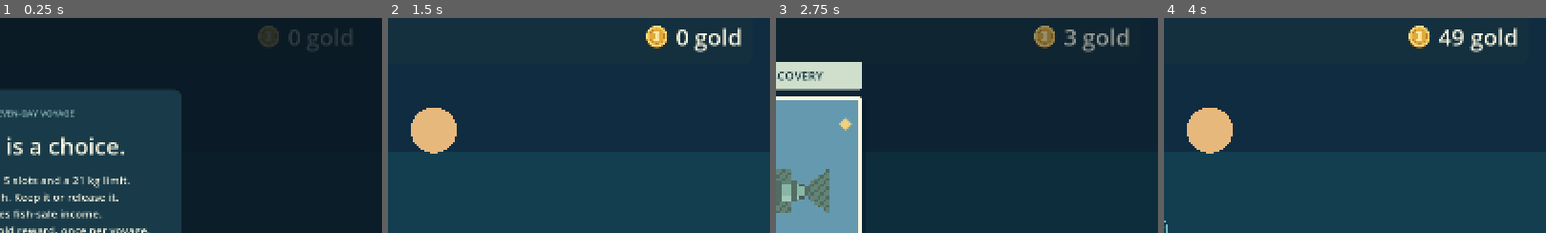
Above: before the commit, frames 1-4 (left to right).
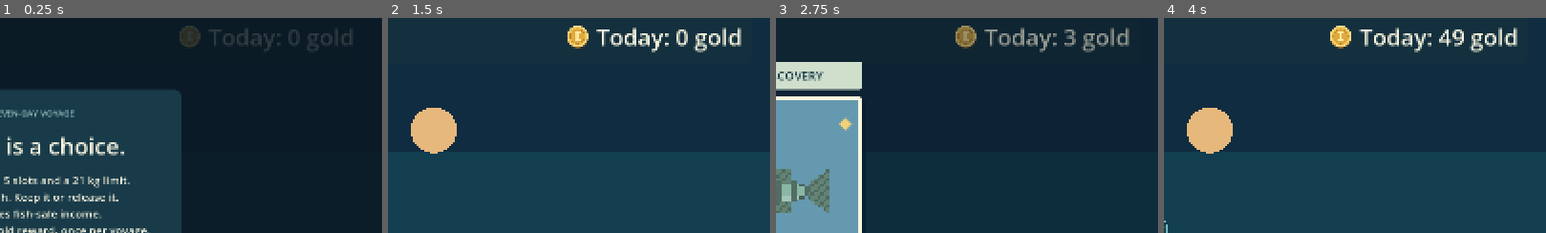
Above: after the commit, the same moments.

Repository: Peggyyyyyyyy123/fishing-21
Game: Godot game, scene res://scenes/main.tscn
Two runs of this game, one before a commit and one after it. Both use one fixed random seed, a clock stepped at 60 frames per second and the inputs below.
Inputs:
- Up to frame 1 (0.25 s): no input
- Up to frame 2 (1.5 s): click "Start your 7-day voyage" at 0.5 s; click "Today's Sea" at 1.25 s
- Up to frame 3 (2.75 s): click "Cast · Bait 6 / 6" at 2 s
- Up to frame 4 (4 s): click "Keep" at 2.75 s; click "Cast · Bait 5 / 6" at 3.5 s
The pictures show only the part of the screen within x 50-100%, y 5-55%; the shares and areas given below are measured in that part.

The runs differ from the first frame. In frame 1, 1.1% of the frame differs, in the area x 47-74%, y 3-16%; in frame 2, 1.7%, in the area x 47-79%, y 3-16%; in frame 3, 1.5%; in frame 4, 1.7%.

Commit message:
Clarify that the income display shows today earnings

Diff:
--- a/presentation/game_view.gd
+++ b/presentation/game_view.gd
@@ -74,7 +74,7 @@
 	_config = config
 	var earned := session.preview_income()
 	%DayLabel.text = "Day %d / %d" % [session.get_day_number(), session.get_total_days()]
-	%QuotaLabel.text = "%d gold" % earned
+	%QuotaLabel.text = "Today: %d gold" % earned
 	var rent_covered := earned >= day.get_quota()
 	if rent_covered != _rent_covered:
 		_rent_covered = rent_covered
@@ -205,7 +205,7 @@
 	coin.stretch_mode = TextureRect.STRETCH_KEEP_ASPECT_CENTERED
 	coin.mouse_filter = Control.MOUSE_FILTER_IGNORE
 	coin.tooltip_text = "Today's income"
-	UiKit.named(UiKit.label("0 gold", 48), "QuotaLabel", earnings, self)
+	UiKit.named(UiKit.label("Today: 0 gold", 48), "QuotaLabel", earnings, self)
 	UiKit.space(layout)
 	var tools := UiKit.row(layout)
 	_sea_button = UiKit.named(UiKit.button("Today's Sea"), "SeaButton", tools, self)
--- a/tests/test_interface.gd
+++ b/tests/test_interface.gd
@@ -42,7 +42,7 @@
 	(view.get_node("%StartButton") as Button).pressed.emit()
 	await process_frame
 	check(view.get_node("%DayLabel").text == "Day 1 / 7", "Day label shows current and total days")
-	check(view.get_node("%QuotaLabel").text == "0 gold", "Large right daily earnings")
+	check(view.get_node("%QuotaLabel").text == "Today: 0 gold", "Large right daily earnings")
 	check((view.get_node("%EarningsCoin") as TextureRect).texture != null, "Income has a coin icon")
 	var return_button := view.get_node("%ReturnButton") as Button
 	check((return_button.get_theme_stylebox("normal") as StyleBoxFlat).bg_color == GameView.RETURN_GREY, "Return is grey below rent")
@@ -79,7 +79,7 @@
 	check(view.get_node("%CastButton").text.contains("Bait 5 / 6"), "Bait count updates after release")
 	var catalog := session.get_catalog()
 	check(catalog.get_catch_count(&"sardine") == 1 and catalog.get_best_weight_kg(&"sardine") == 3, "Released fish contributes to catalogue catch record")
-	check(session.get_current_day().get_discoveries().size() == 1 and view.get_node("%QuotaLabel").text == "3 gold", "Released discovery still pays its reward")
+	check(session.get_current_day().get_discoveries().size() == 1 and view.get_node("%QuotaLabel").text == "Today: 3 gold", "Released discovery still pays its reward")
 	view.open_field_guide()
 	(view.get_node("%FieldGuide") as FieldGuideBook).select(&"sardine")
 	check(view.get_node("%CatalogFishStats").text.contains("3000 g"), "Left page displays grams")
@@ -92,7 +92,7 @@
 	check(view.get_node("%CatchChoiceDetails").text == "GOLDEN TUNA", "Second card updates species")
 	(view.get_node("%KeepButton") as Button).pressed.emit()
 	(view.get_node("%ReturnButton") as Button).pressed.emit()
-	check(view.get_node("%QuotaLabel").text == "873 gold", "Header: 840 doubled sale + 30 + 3 discovery")
+	check(view.get_node("%QuotaLabel").text == "Today: 873 gold", "Header: 840 doubled sale + 30 + 3 discovery")
 	check((return_button.get_theme_stylebox("normal") as StyleBoxFlat).bg_color == GameView.RETURN_GOLD, "Return turns gold once rent is covered")
 	view.open_field_guide()
 	(view.get_node("%CatalogGrid").get_child(9) as Button).pressed.emit()
